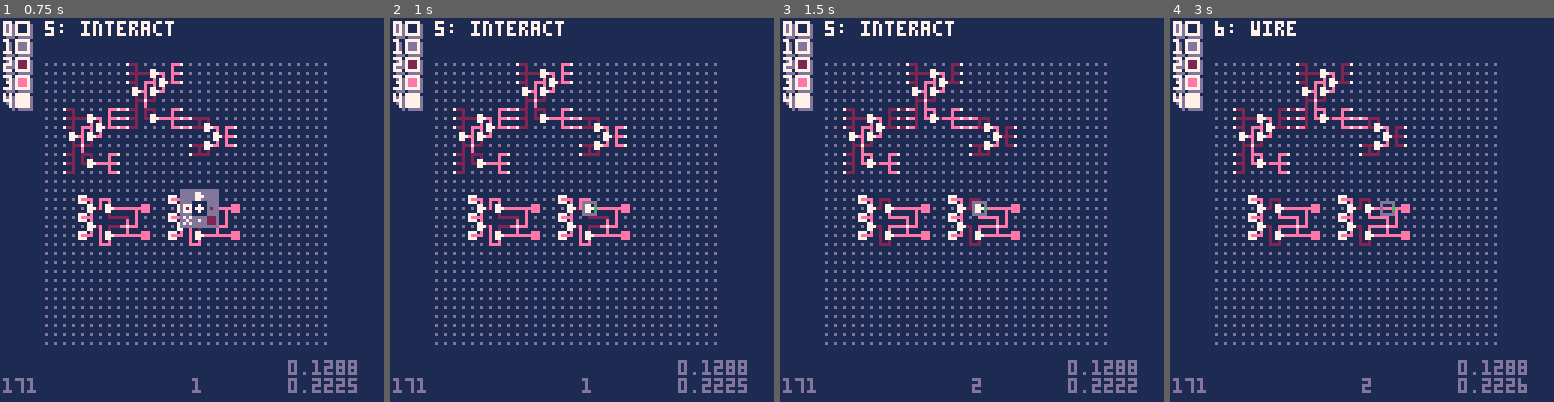
Above: before the commit, frames 1-4 (left to right).
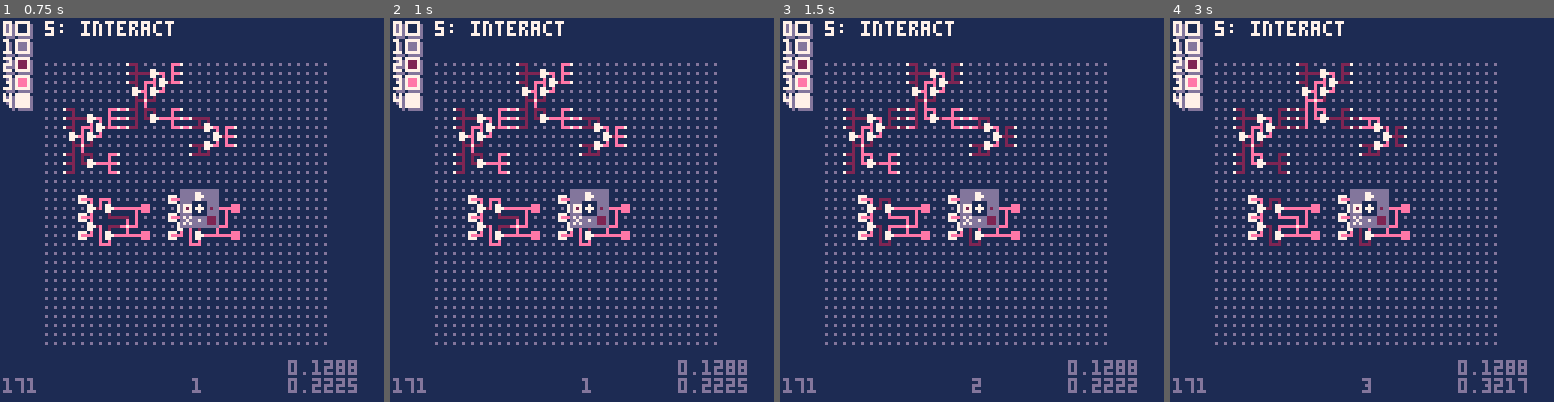
Above: after the commit, the same moments.

Repository: SestrenExsis/NANDGate
Game: PICO-8 cartridge nandgate.p8
Two runs of this game, one before a commit and one after it. Both use one fixed random seed, a clock stepped at 60 frames per second and the inputs below.
Inputs:
- Up to frame 1 (0.75 s): tap X (X key) at 0.33 s; tap O (Z key) at 0.7 s
- Up to frame 2 (1 s): no input
- Up to frame 3 (1.5 s): tap X (X key) at 1.07 s
- Up to frame 4 (3 s): hold Right 1.6-2.1 s; tap O (Z key) every 0.4 s from 1.7 to 2.9 s; tap X (X key) at 1.85, 2.97 s; hold Up 2.15-2.42 s; hold Right from 2.47 s (still down)

Frame 1 is identical in both runs. In frame 2, 0.9% of the frame differs, in the area x 46-58%, y 44-55%; in frame 3, 0.9%; in frame 4, 1.8%, in the area x 11-93%, y 0-98%.

Commit message:
Allow toolbox to stay up

Diff:
--- a/nandgate.p8
+++ b/nandgate.p8
@@ -549,28 +549,32 @@
 	-- input
 	local lgx=_g.x
 	local lgy=_g.y
-	if btn(🅾️) then
-		_toolbox=true
-		local lf=btn(⬅️)
-		local rt=btn(➡️)
-		local up=btn(⬆️)
-		local dn=btn(⬇️)
-		if lf and not rt then
-			_toolidx=1
-		elseif rt and not lf then
-			_toolidx=3
-		else
-			_toolidx=2
-		end
-		if dn and not up then
-			_toolidx+=0
-		elseif up and not dn then
-			_toolidx+=6
-		else
-			_toolidx+=3
+	if btnp(🅾️) then
+		_toolbox=not _toolbox
+		if _toolbox then
+			_toolidx=5
+		end
+	end
+	if _toolbox then
+		if btnp(⬅️) then
+			if (_toolidx-1)%3>0 then
+				_toolidx-=1
+			end
+		elseif btnp(➡️) then
+			if (_toolidx-1)%3<2 then
+				_toolidx+=1
+			end
+		end
+		if btnp(⬆️) then
+			if _toolidx<=6 then
+				_toolidx+=3
+			end
+		elseif btnp(⬇️) then
+			if _toolidx>3 then
+				_toolidx-=3
+			end
 		end
 	else
-		_toolbox=false
 		if btnp(⬅️) then
 			_g:move(4,1)
 		elseif btnp(➡️) then
